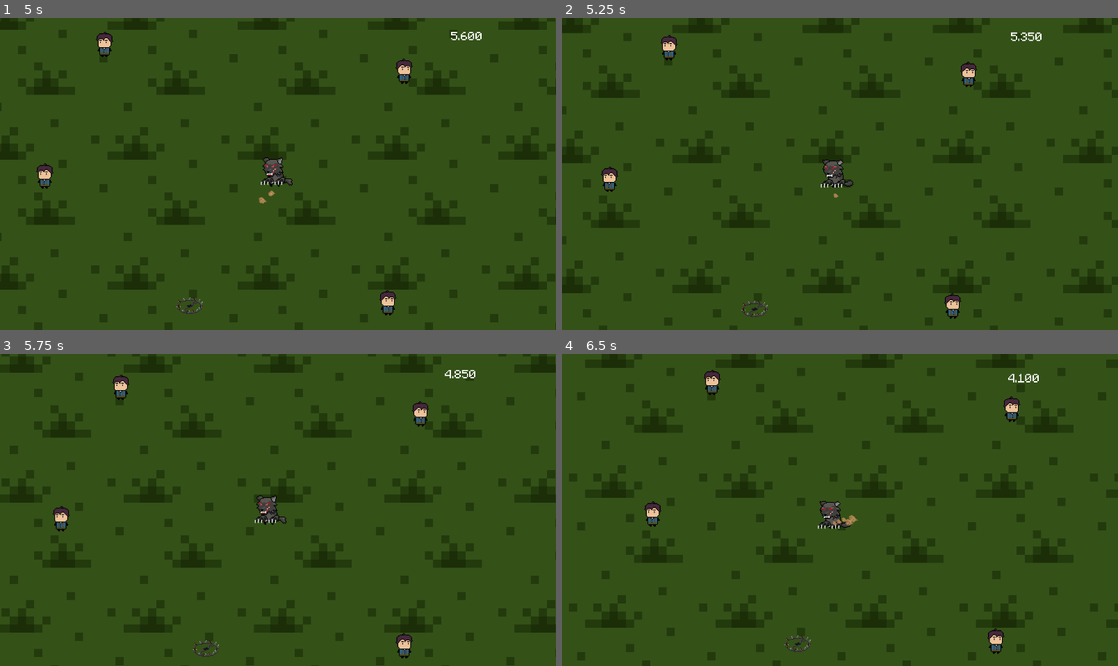
Above: before the commit, frames 1-4 (two rows, left to right).
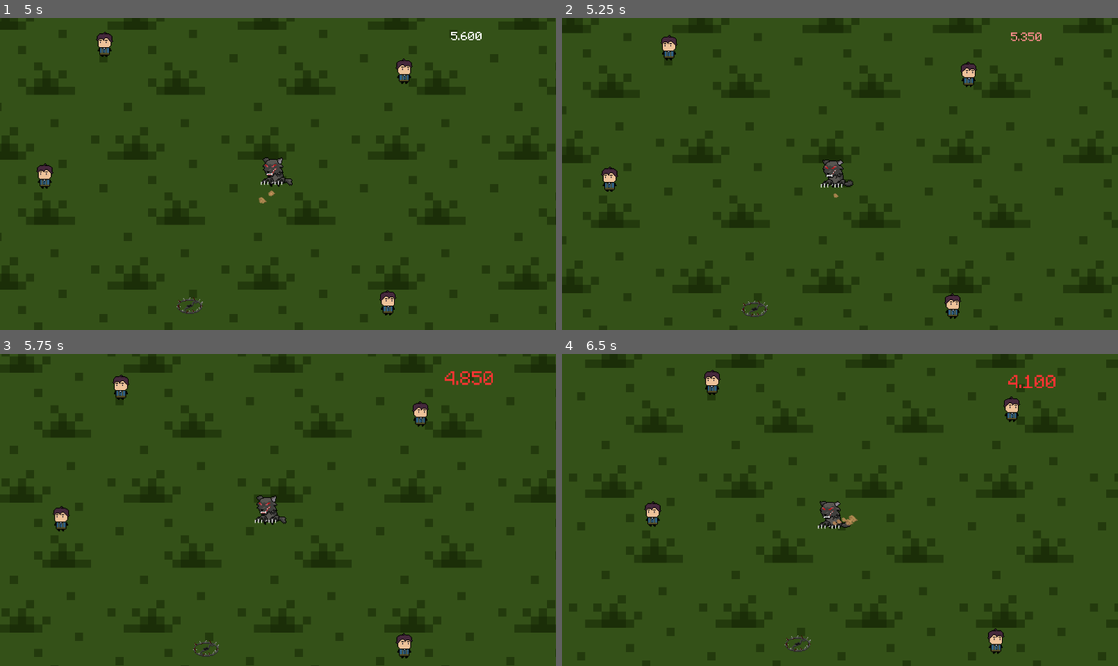
Above: after the commit, the same moments.

Repository: TheBadGuy616/Gamejam-Plus
Game: Godot game, scene res://Interfaces/menuIniciar.tscn
Same seed, same stepped clock (60 frames per second), same inputs: the game is played once before the commit and once after it. Video files are missing from this copy of the repository; at most half a second of black plays in their place.
Inputs (mouse positions are in pixels of both pictures, inside the frame that each line leads up to):
- Up to frame 1 (5 s): click "Jogar" at 0.5 s; move the mouse to (400, 158) at 1.27 s; hold Right (ui_right) 1.28-2.03 s; move the mouse to (166, 189) at 2.02 s; hold Down (ui_down) 2.03-2.78 s; move the mouse to (333, 105) at 2.77 s; hold Right (ui_right) 2.78-3.53 s; move the mouse to (250, 236) at 3.52 s; hold Up (ui_up) 3.53-4.28 s; move the mouse to (444, 220) at 4.27 s; hold Left (ui_left) from 4.28 s (still down)
- Up to frame 2 (5.25 s): keep holding Left (ui_left); move the mouse to (673, 127) at 5.02 s
- Up to frame 3 (5.75 s): keep holding Left (ui_left)
- Up to frame 4 (6.5 s): move the mouse to (867, 510) at 5.77 s; release Left (ui_left) at 5.78 s; hold Down (ui_down) from 5.78 s (still down)

Frame 1 is identical in both runs. In frame 2, less than 0.1% of the frame differs, in the area x 80-87%, y 4-8%; in frame 3, 0.2%, in the area x 80-89%, y 5-11%; in frame 4, 0.2%.

Commit message:
feat: tween de cor e tamanho quando timer for <= a 5.5 e volume da música de fundo diminuída

Diff:
--- a/losbehomemauuooooouuuu/Assets/musica_fundo.tscn
+++ b/losbehomemauuooooouuuu/Assets/musica_fundo.tscn
@@ -4,5 +4,6 @@
 
 [node name="MusicaFundo" type="AudioStreamPlayer"]
 stream = ExtResource("1_uaty0")
+volume_db = -8.0
 autoplay = true
 parameters/looping = true
--- a/losbehomemauuooooouuuu/scritps/Protagonista.gd
+++ b/losbehomemauuooooouuuu/scritps/Protagonista.gd
@@ -29,6 +29,7 @@
 var current_level: int = 0
 var can_move = true
 var atacando = false
+var aviso_tween: Tween
 
 func _ready():
 	# Inicializa a velocidade máxima com a velocidade base
@@ -136,6 +137,7 @@
 				vida_label.text = "0.00"
 		else:
 			vida_label.text = "%.3f" % vida_timer.time_left
+	aviso_timer()
 
 func receber_dano_tempo():
 	if vida_timer == null or (vida_timer.is_stopped() and vida_timer.time_left == 0.0):
@@ -194,3 +196,24 @@
 	print("O tempo acabou! Jogador Morreu.")
 	queue_free()
 	get_tree().change_scene_to_file("res://Interfaces/pontuacaoFinal.tscn")
+
+func aviso_timer():
+	if vida_timer.time_left <= 5.5:
+		# Se ainda não existe tween ativo, cria um novo
+		if aviso_tween == null or not aviso_tween.is_valid():
+			aviso_tween = get_tree().create_tween()
+			aviso_tween.set_loops()
+
+			# Cor avermelhada
+			aviso_tween.tween_property(vida_label, "modulate", Color(1, 0.2, 0.2), 0.3)
+
+			# Efeito de pulso
+			aviso_tween.tween_property(vida_label, "scale", Vector2(1.75, 1.75), 0.3)
+			aviso_tween.tween_property(vida_label, "scale", Vector2(1.0, 1.0), 0.3)
+	else:
+		# Quando o tempo passa de 5.5, restaura o estado normal
+		if aviso_tween != null and aviso_tween.is_valid():
+			aviso_tween.kill()
+			aviso_tween = null
+			vida_label.scale = Vector2(1, 1)
+			vida_label.modulate = Color(1, 1, 1)
